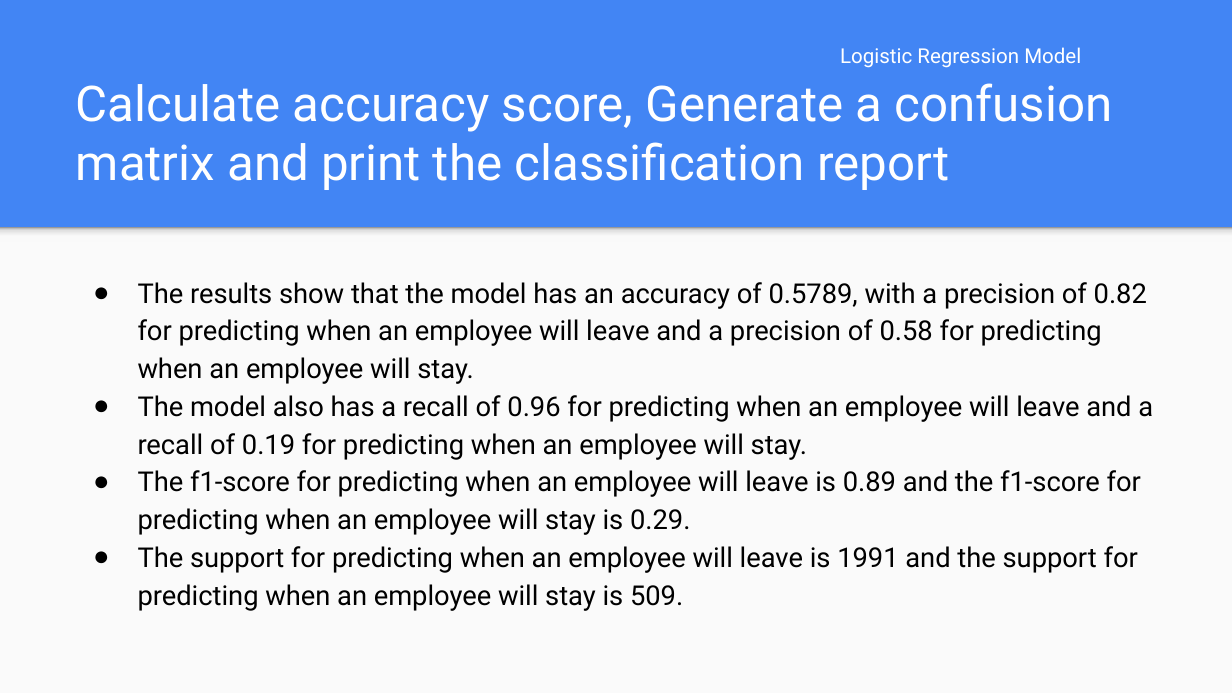
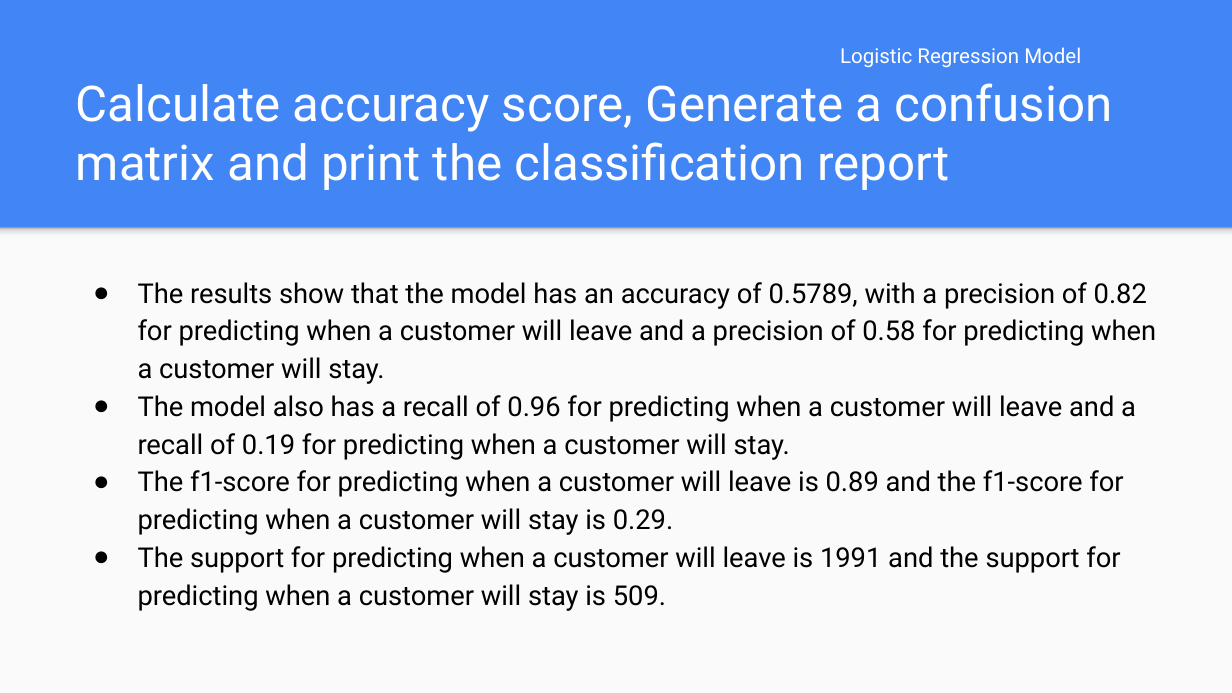
Before and after one commit to apakuki/FinTechBC-Project2, a slide deck: slide 12 of Customer Churn Prediction.pptx. Drawn at 1232x693 pixels with LibreOffice and Linux fonts; fonts in the diff are those of the drawing. Boxes give left, top, right and bottom in pixels: in the first picture for what was removed or moved away, otherwise in the second. Text is boxed around its words. In the diff, an @@ line names an element or a change of style, - is before the commit and + after.

Commit message:
Updated PPTX file

```diff
--- a/Customer Churn Prediction.pptx
+++ b/Customer Churn Prediction.pptx
@@ text at (x1=138, y1=282, x2=1156, y2=611): text changed @@
-● The results show that the model has an accuracy of 0.5789, with a precision of 0.82 for predicting when an employee will leave and a precision of 0.58 for predicting when an employee will stay.
-● The model also has a recall of 0.96 for predicting when an employee will leave and a recall of 0.19 for predicting when an employee will stay.
-● The f1-score for predicting when an employee will leave is 0.89 and the f1-score for predicting when an employee will stay is 0.29.
-● The support for predicting when an employee will leave is 1991 and the support for predicting when an employee will stay is 509.
+● The results show that the model has an accuracy of 0.5789, with a precision of 0.82 for predicting when a customer will leave and a precision of 0.58 for predicting when a customer will stay.
+● The model also has a recall of 0.96 for predicting when a customer will leave and a recall of 0.19 for predicting when a customer will stay.
+● The f1-score for predicting when a customer will leave is 0.89 and the f1-score for predicting when a customer will stay is 0.29.
+● The support for predicting when a customer will leave is 1991 and the support for predicting when a customer will stay is 509.
```
Also in this commit, not shown: 8 other slides changed, 3 slides added, 4 slides removed, 1 other file.
